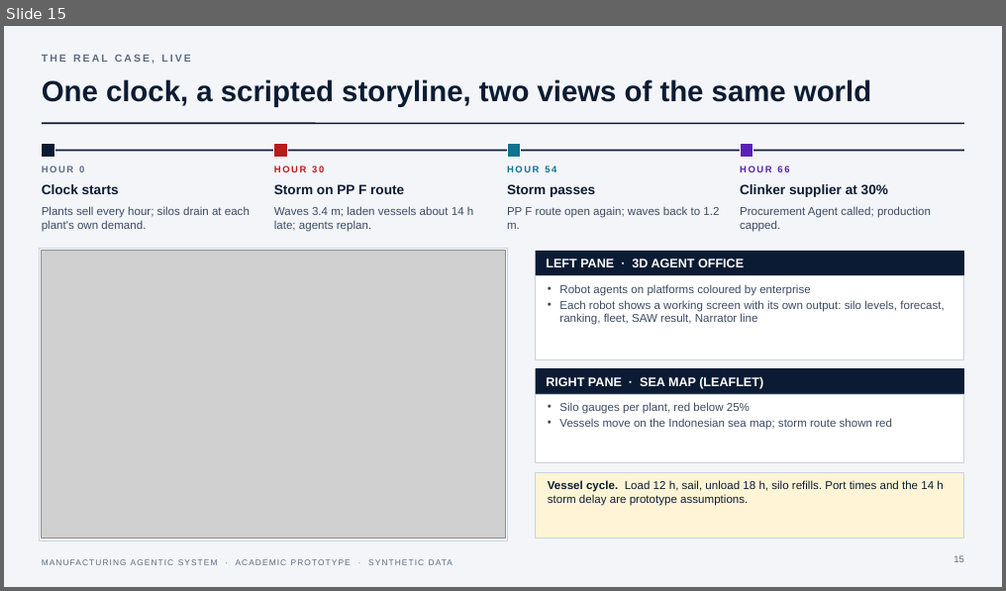
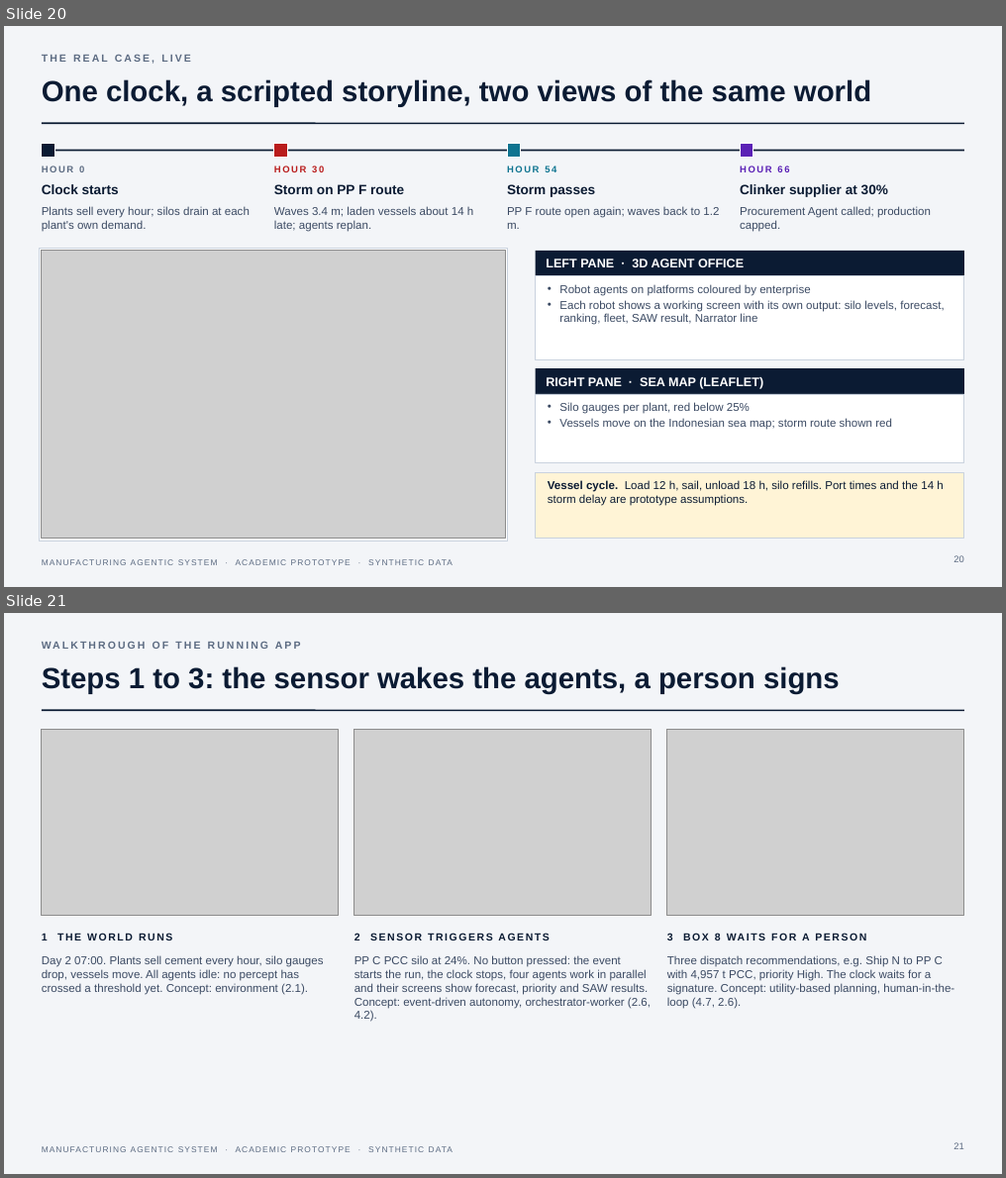
Before and after one commit to hamzaharmanhusni-ugm/manufacturing-agentic-system, a slide deck: docs/presentation/Manufacturing-Agentic-System.pptx. Shown one above the other, each under a label of ours: slide 15 before the commit, slides 20 and 21 after it. The pictures are 1006x591 and 1006x1178 pixels, drawn with LibreOffice and Linux fonts; fonts in the diff are those of the drawing; grey boxes stand for pictures. Boxes give left, top, right and bottom in pixels: in the first picture for what was removed or moved away, otherwise in the second. Text is boxed around its words. In the diff, an @@ line names an element or a change of style, - is before the commit and + after.

```diff
--- a/docs/presentation/Manufacturing-Agentic-System.pptx
+++ b/docs/presentation/Manufacturing-Agentic-System.pptx
@@ slide 21 added at (4, 613, 1002, 1174), background #F3F5F8; not listed: 2 template elements that a slide beside it also shows @@
@@ text added at (42, 639, 715, 662), 10 pt, text #5C6B82, bold @@
+WALKTHROUGH OF THE RUNNING APP
@@ title added at (42, 666, 840, 694), 28 pt, text #0B1B33, bold @@
+Steps 1 to 3: the sensor wakes the agents, a person signs
@@ picture added at (42, 730, 339, 916) @@
@@ picture added at (354, 730, 651, 916) @@
@@ picture added at (667, 730, 964, 916) @@
@@ text added at (42, 933, 172, 941), 10 pt, text #0B1B33, bold @@
+1 THE WORLD RUNS
@@ text added at (354, 933, 548, 941), 10 pt, text #0B1B33, bold @@
+2 SENSOR TRIGGERS AGENTS
@@ text added at (667, 933, 810, 944), 10 pt, text #0B1B33, bold @@
+3 BOX 8 WAITS FOR A PERSON
@@ text added at (42, 956, 324, 995), 11 pt, text #3B4A63 @@
+Day 2 07:00. Plants sell cement every hour, silo gauges drop, vessels move. All agents idle: no percept has crossed a threshold yet. Concept: environment (2.1).
@@ text added at (354, 956, 650, 1022), 11 pt, text #3B4A63 @@
+PP C PCC silo at 24%. No button pressed: the event starts the run, the clock stops, four agents work in parallel and their screens show forecast, priority and SAW results. Concept: event-driven autonomy, orchestrator-worker (2.6, 4.2).
@@ text added at (667, 956, 954, 1009), 11 pt, text #3B4A63 @@
+Three dispatch recommendations, e.g. Ship N to PP C with 4,957 t PCC, priority High. The clock waits for a signature. Concept: utility-based planning, human-in-the-loop (4.7, 2.6).
@@ page number added at (953, 1143, 964, 1150), 9 pt, text #5C6B82 @@
+21
@@ what was slide 15 is now slide 20 @@
@@ page number at (953, 556, 964, 563): text changed @@
-15
+20
```
Also in this commit, not shown: 9 other slides added, 40 other files.
